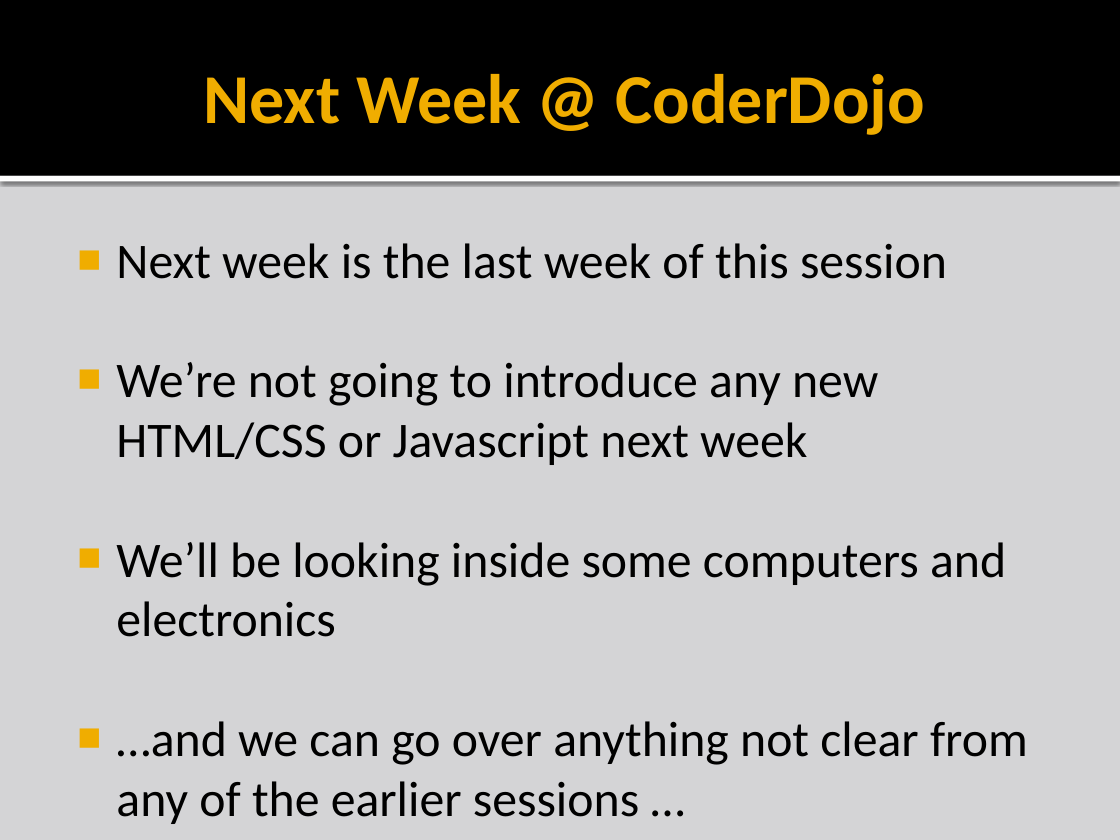
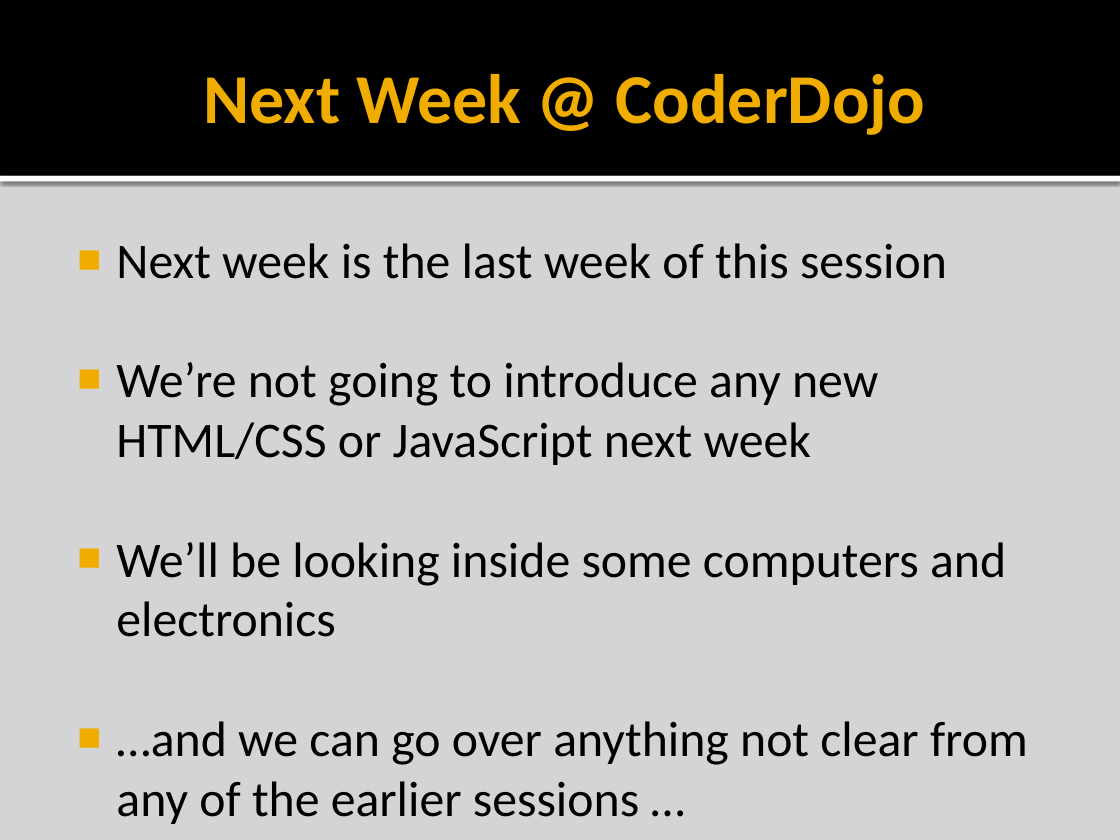
Before and after one commit to liamf/coderdojo-bray, a slide deck: slide 20 of html/presentations/CoderDojoBrayHTML_session5.pptx (slide 14 before the commit). Drawn at 1120x840 pixels with LibreOffice and Linux fonts; fonts in the diff are those of the drawing; background and template pictures are left out. Boxes give left, top, right and bottom in pixels: in the first picture for what was removed or moved away, otherwise in the second. Text is boxed around its words. In the diff, an @@ line names an element or a change of style, - is before the commit and + after.

Commit message:
Joe's updates to session5 Javascript

```diff
--- a/html/presentations/CoderDojoBrayHTML_session5.pptx
+++ b/html/presentations/CoderDojoBrayHTML_session5.pptx
@@ text at (x1=116, y1=362, x2=878, y2=465): text changed @@
-■ We’re not going to introduce any new HTML/CSS or Javascript next week
+■ We’re not going to introduce any new HTML/CSS or JavaScript next week
```
Also in this commit, not shown: 11 other slides changed, 8 slides added, 2 slides removed, 15 other files.
